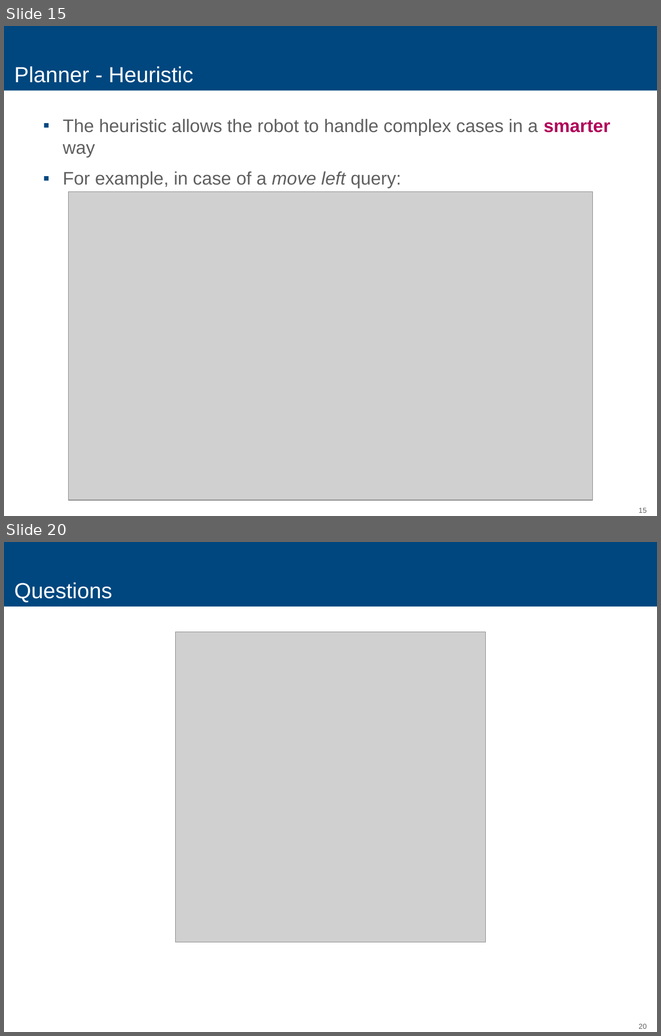
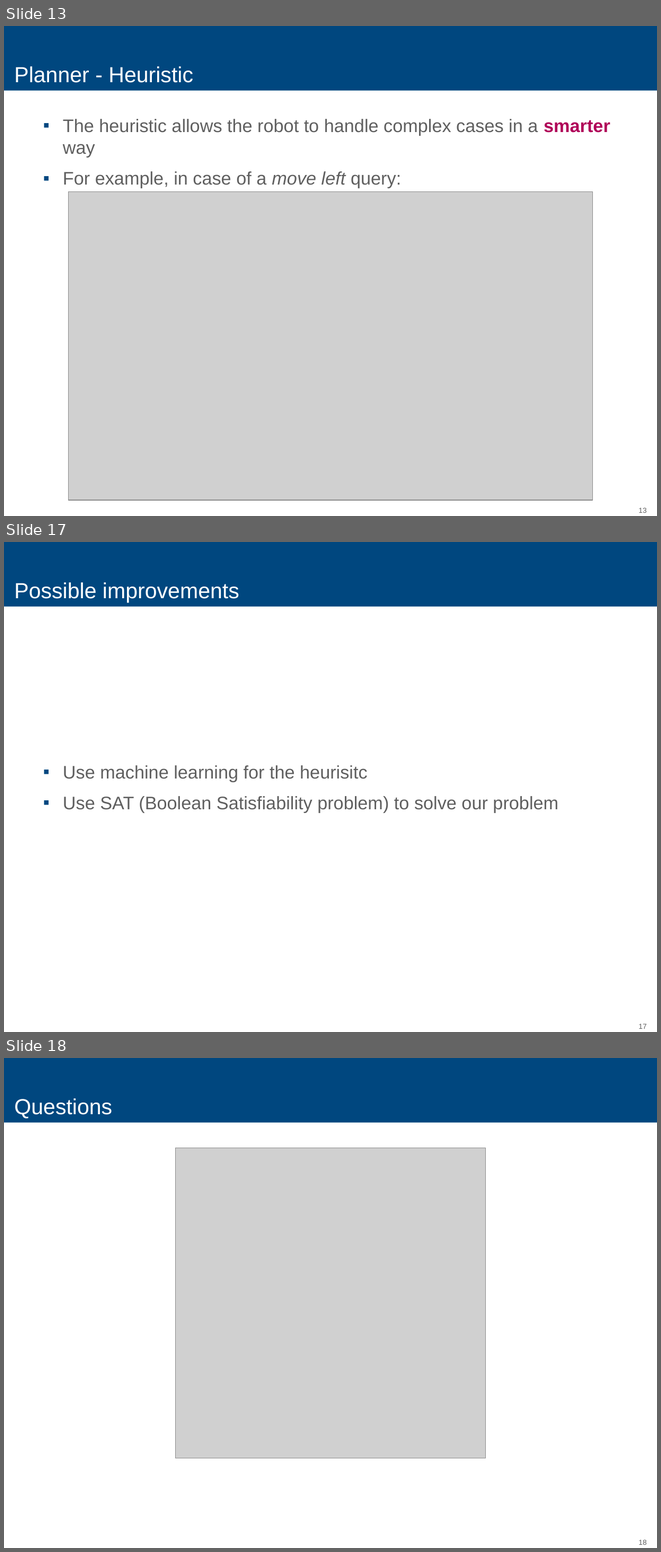
Before and after one commit to Medulli/shrdlite-chalmers, a slide deck: Report/AI.pptx. Shown one above the other, each under a label of ours: slides 15 and 20 before the commit, slides 13, 17 and 18 after it; the slides between them are not shown. The pictures are 661x1036 and 661x1552 pixels, drawn with LibreOffice and Linux fonts; fonts in the diff are those of the drawing; grey boxes stand for pictures. Boxes give left, top, right and bottom in pixels: in the first picture for what was removed or moved away, otherwise in the second. Text is boxed around its words. In the diff, an @@ line names an element or a change of style, - is before the commit and + after.

```diff
--- a/Report/AI.pptx
+++ b/Report/AI.pptx
@@ slide 17 added at box(4, 542, 657, 1032), background #FFFFFF; not listed: 2 template elements that a slide beside it also shows @@
@@ title added at box(14, 582, 239, 603), 24 pt, text #FFFFFF @@
+Possible improvements
@@ text added at box(63, 765, 558, 813), 20 pt, text #5F5F5F @@
+▪ Use machine learning for the heurisitc
+▪ Use SAT (Boolean Satisfiability problem) to solve our problem
@@ what was slide 15 is now slide 13 @@
@@ page number at box(638, 507, 646, 513): text changed @@
-15
+13
@@ what was slide 20 is now slide 18 @@
@@ page number at box(638, 1539, 646, 1545): text changed @@
-20
+18
```
Also in this commit, not shown: 11 slides changed, 3 slides removed.
